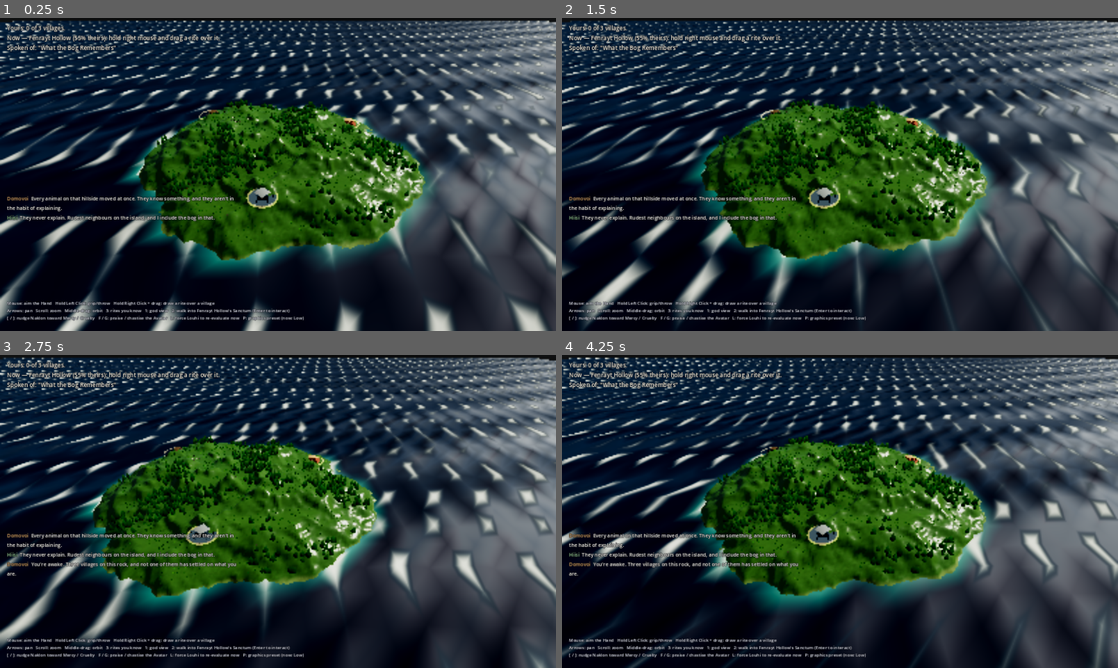
Above: before the commit, frames 1-4 (two rows, left to right).
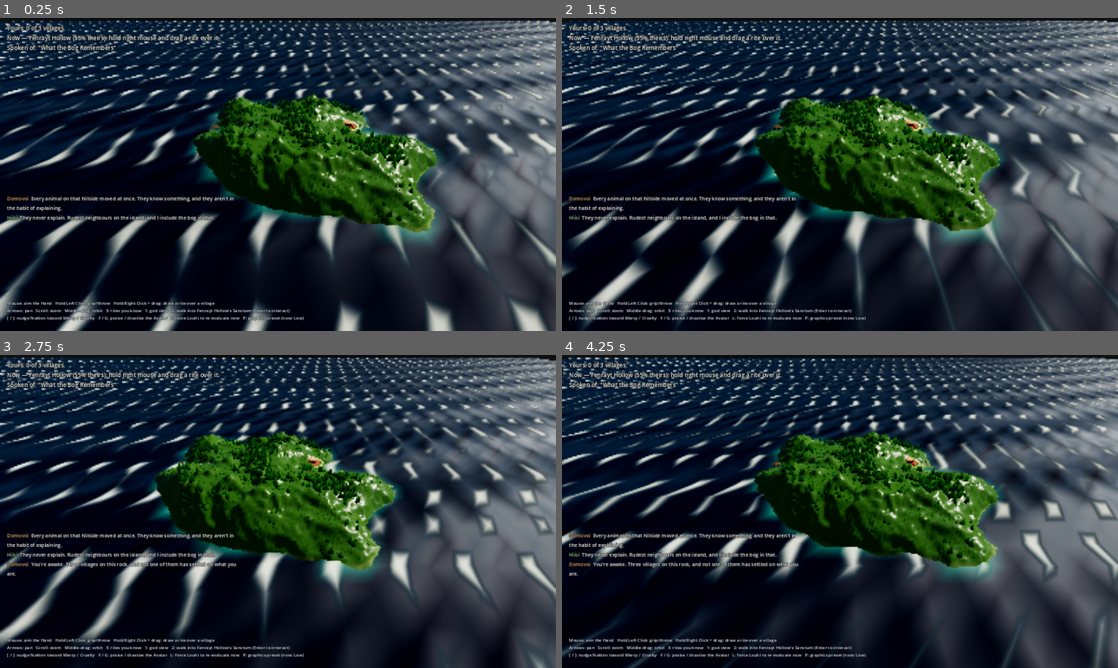
Above: after the commit, the same moments.

Repository: VolkMicro/BW
Game: Godot game, scene res://world/god_view.tscn
Same seed, same stepped clock (60 frames per second), same inputs: the game is played once before the commit and once after it.
Inputs (mouse positions are in pixels of both pictures, inside the frame that each line leads up to):
- Up to frame 1 (0.25 s): no input
- Up to frame 2 (1.5 s): tap Enter (ui_accept) at 0.5 s; drag from (684, 246) to (895, 105) at 0.52 s; drag from (728, 190) to (812, 237) at 1.27 s
- Up to frame 3 (2.75 s): move the mouse to (333, 442) at 2.02 s; hold Right (ui_right) from 2.03 s (still down); right-click (333, 442) at 2.1 s
- Up to frame 4 (4.25 s): release Right (ui_right) at 2.75 s; drag from (812, 574) to (673, 464) at 2.77 s; move the mouse to (1006, 558) at 3.52 s; hold Left (ui_left) from 3.53 s (still down); tap K at 3.6 s; tap Enter (ui_accept) at 3.77, 4.07 s

The runs differ from the first frame. In frame 1, 18% of the frame differs, in the area x 21-80%, y 24-82%; in frame 2, 18%; in frame 3, 18%; in frame 4, 18%.

Commit message:
Islands are not circles: lobed landmass with a warped coastline
The mask was 1 - r^power about the centre, which can only produce a dome —
a coin dropped in the sea. Replaced with two cheap standard techniques that
together give an actual landmass:

- Several overlapping elliptical falloff lobes instead of one circle. Their
  union has peninsulas where lobes meet and bays where they nearly do.
  Centres, radii, stretch and angle all derive from island_seed, so each
  island is a different SHAPE rather than the same dome with different bumps.
- Domain warping: displace the sample point by low-frequency noise before
  measuring distance. Two noise lookups, and it is what turns a smooth
  mathematical edge into headlands and inlets. coast_warp_strength is the
  single most effective knob — too little and it stays a blob, too much and
  it dissolves into scattered rocks.

The mask still returns 1 inland and 0 at sea, so the height blend, sea-floor
sink, erosion and the ocean's shore bake all keep working untouched.

Known consequence, fixed next: village anchors in god_view.gd are still
hard-coded X/Z from when the island was a predictable dome. On an irregular
coastline some of them can now land in the water.

Co-Authored-By: Claude Opus 5 <noreply@anthropic.com>

Diff:
--- a/world/terrain/island_generator.gd
+++ b/world/terrain/island_generator.gd
@@ -71,6 +71,18 @@
 	_ridge_noise.fractal_gain = 0.55
 	_ridge_noise.fractal_lacunarity = 2.1
 
+	# Low-frequency field used only to displace the coastline sample point —
+	# see _land_mask(). Deliberately smooth: this shapes bays and headlands,
+	# not surface roughness, so high frequency here would fray the coast into
+	# noise rather than shaping it.
+	_warp_noise = FastNoiseLite.new()
+	_warp_noise.seed = island_seed + 20261
+	_warp_noise.noise_type = FastNoiseLite.TYPE_SIMPLEX_SMOOTH
+	_warp_noise.frequency = coast_warp_frequency
+	_warp_noise.fractal_octaves = 2
+
+	_build_lobes()
+
 	_detail_noise = FastNoiseLite.new()
 	_detail_noise.seed = island_seed + 7331
 	_detail_noise.noise_type = FastNoiseLite.TYPE_SIMPLEX
@@ -83,14 +95,101 @@
 ## seed + the three noise layers + radial mask — safe to call from other
 ## systems (village placement, the Hand, footstep raycasts) as long as they
 ## convert world position to this generator's local space first.
+## ---------------------------------------------------------------------------
+## COASTLINE SHAPE — why this is not one radial falloff
+##
+## It used to be `1 - r^power` about the centre, which can only ever produce a
+## dome, and a dome reads as a coin dropped in the sea. Real islands are not
+## round: look at any of them on a map and you get something elongated and
+## lobed, with headlands, bays and a coast that doubles back on itself.
+##
+## Two cheap changes get almost all of that:
+##
+##  1. SEVERAL overlapping falloff centres instead of one. The union of a few
+##     offset, differently-sized, elliptical lobes is already an irregular
+##     landmass with peninsulas where lobes meet and bays where they do not
+##     quite. Centres are derived from `island_seed`, so every island is a
+##     different shape rather than the same dome with different bumps.
+##
+##  2. DOMAIN WARPING: before measuring distance, displace the sample point by
+##     a low-frequency noise. This is the standard trick and it is almost free
+##     — it costs two noise lookups — but it is what turns a smooth mathematical
+##     edge into a coastline with inlets and spits. Warp strength is the single
+##     most effective knob here: too little and the island stays a blob, too
+##     much and it dissolves into scattered rocks.
+##
+## The mask is still 1 inland and 0 at sea, so everything downstream (the
+## height blend, the sea-floor sink, erosion, the ocean's shore bake) is
+## unchanged and keeps working.
+## ---------------------------------------------------------------------------
+
+## How many lobes the landmass is built from. 1 reproduces the old dome.
+@export_range(1, 6) var land_lobes: int = 3
+## How far lobe centres may sit from the middle, as a fraction of half-size.
+@export_range(0.0, 0.8) var lobe_spread: float = 0.34
+## Smallest/largest lobe radius, as a fraction of half-size.
+@export var lobe_radius_range := Vector2(0.42, 0.72)
+## How elongated a lobe may be. 1.0 = circular; higher stretches it on one
+## axis, which is what makes the island read as a real landmass rather than
+## a cluster of circles.
+@export var lobe_stretch_range := Vector2(1.0, 1.9)
+## Coastline irregularity, in metres of displacement. This is the knob that
+## makes headlands and bays. 0 disables warping entirely.
+@export var coast_warp_strength: float = 46.0
+@export var coast_warp_frequency: float = 0.0055
+
+var _lobes: Array = [] # {c: Vector2, r: float, stretch: float, angle: float}
+var _warp_noise: FastNoiseLite
+
+## Union of the lobes, sampled at a domain-warped position. 1 = solid inland,
+## 0 = open sea.
+func _land_mask(local_x: float, local_z: float) -> float:
+	_ensure_noise()
+	var half := size_meters * 0.5
+	var p := Vector2(local_x, local_z)
+
+	if coast_warp_strength > 0.0:
+		# Two lookups at different offsets give an x and a z displacement.
+		# Sampling the same noise at a large constant offset is the usual way
+		# to get a second, uncorrelated field without a second noise object.
+		var wx := _warp_noise.get_noise_2d(local_x, local_z)
+		var wz := _warp_noise.get_noise_2d(local_x + 4131.0, local_z - 2677.0)
+		p += Vector2(wx, wz) * coast_warp_strength
+
+	var best := 0.0
+	for lobe in _lobes:
+		var d: Vector2 = p - lobe.c
+		# Rotate into the lobe's own frame, then squash one axis, so the lobe
+		# is an ellipse at an angle rather than a circle.
+		d = d.rotated(-lobe.angle)
+		d.x /= lobe.stretch
+		var r: float = d.length() / maxf(lobe.r * half, 0.001)
+		var m: float = clampf(1.0 - pow(r, coastal_falloff_power), 0.0, 1.0)
+		best = maxf(best, m)
+	return smoothstep(0.0, 1.0, best)
+
+func _build_lobes() -> void:
+	var rng := RandomNumberGenerator.new()
+	rng.seed = hash(island_seed) ^ 0x10BE5
+	_lobes.clear()
+	for i in land_lobes:
+		# The first lobe sits near the middle so the island always has a
+		# recognisable body; the rest hang off it to make peninsulas.
+		var offset := Vector2.ZERO
+		if i > 0:
+			var a := rng.randf() * TAU
+			var dist := rng.randf_range(0.35, 1.0) * lobe_spread * size_meters * 0.5
+			offset = Vector2(cos(a), sin(a)) * dist
+		_lobes.append({
+			"c": offset,
+			"r": rng.randf_range(lobe_radius_range.x, lobe_radius_range.y),
+			"stretch": rng.randf_range(lobe_stretch_range.x, lobe_stretch_range.y),
+			"angle": rng.randf() * TAU,
+		})
+
 func height_at(local_x: float, local_z: float) -> float:
 	_ensure_noise()
-	var half := size_meters * 0.5
-	var nx := local_x / half
-	var nz := local_z / half
-	var r := sqrt(nx * nx + nz * nz)
-	var mask := clampf(1.0 - pow(r, coastal_falloff_power), 0.0, 1.0)
-	mask = smoothstep(0.0, 1.0, mask)
+	var mask := _land_mask(local_x, local_z)
 
 	var continent := _continent_noise.get_noise_2d(local_x, local_z) * 0.5 + 0.5 # 0..1
 	var ridge := _ridge_noise.get_noise_2d(local_x, local_z) # ridged fractal, biased positive
